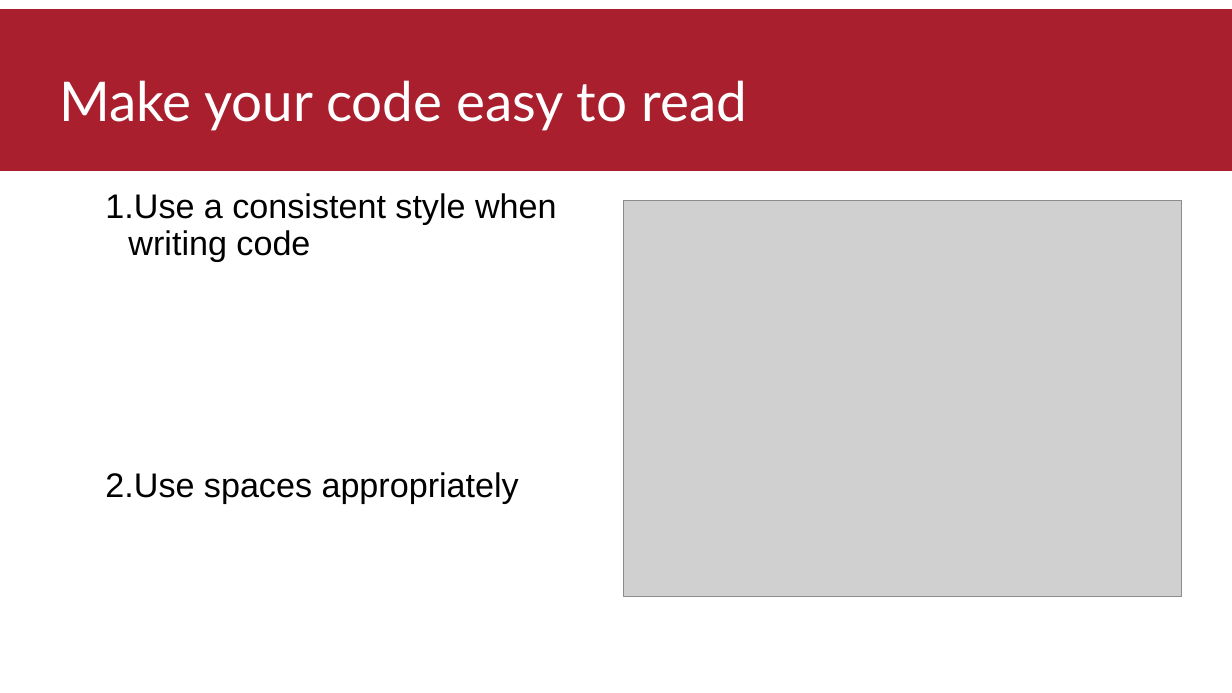
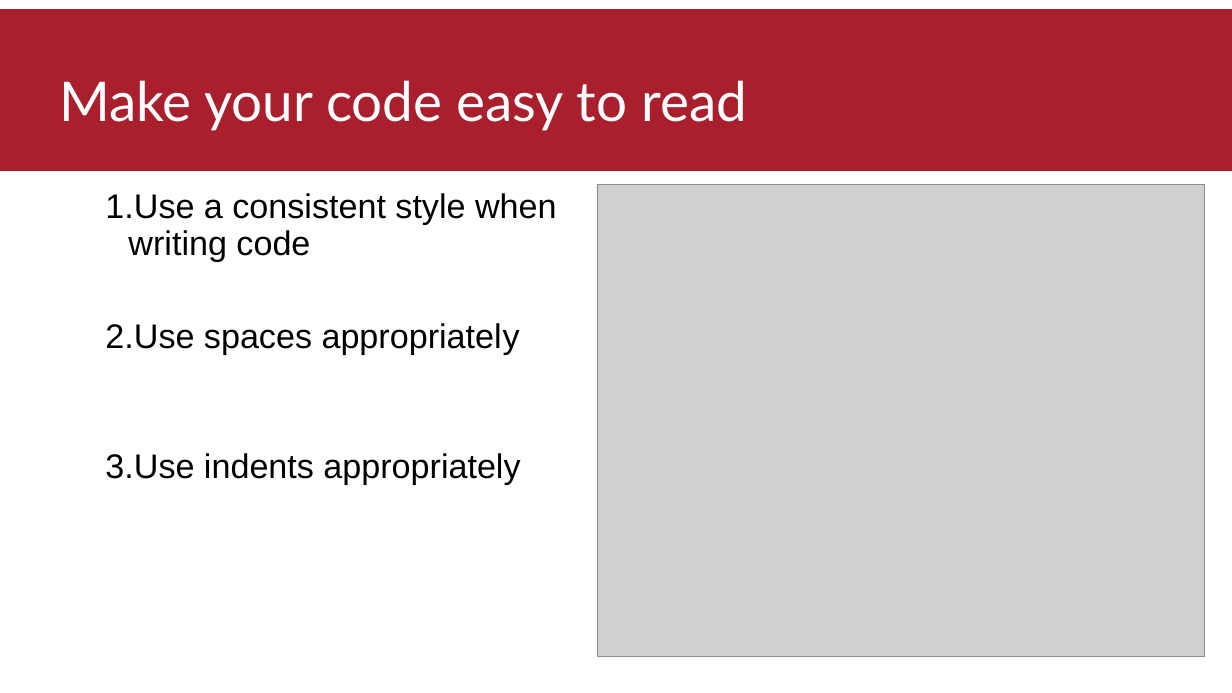
Before and after one commit to thomasbattram/how_to_write_a_script, a slide deck: slide 14 of slides/how_to_write_a_script_final.pptx. Drawn at 1232x693 pixels with LibreOffice and Linux fonts; fonts in the diff are those of the drawing; grey boxes stand for pictures; background and template pictures are left out. Boxes give left, top, right and bottom in pixels: in the first picture for what was removed or moved away, otherwise in the second. Text is boxed around its words. In the diff, an @@ line names an element or a change of style, - is before the commit and + after.

```diff
--- a/slides/how_to_write_a_script_final.pptx
+++ b/slides/how_to_write_a_script_final.pptx
@@ picture resized from (x1=624, y1=201, x2=1182, y2=597) to (x1=597, y1=185, x2=1205, y2=656) @@
@@ text at (x1=105, y1=453, x2=520, y2=485): paragraph added @@
+  3. Use indents appropriately
```
Also in this commit, not shown: 7 other slides changed, 1 slide added, 5 other files.
